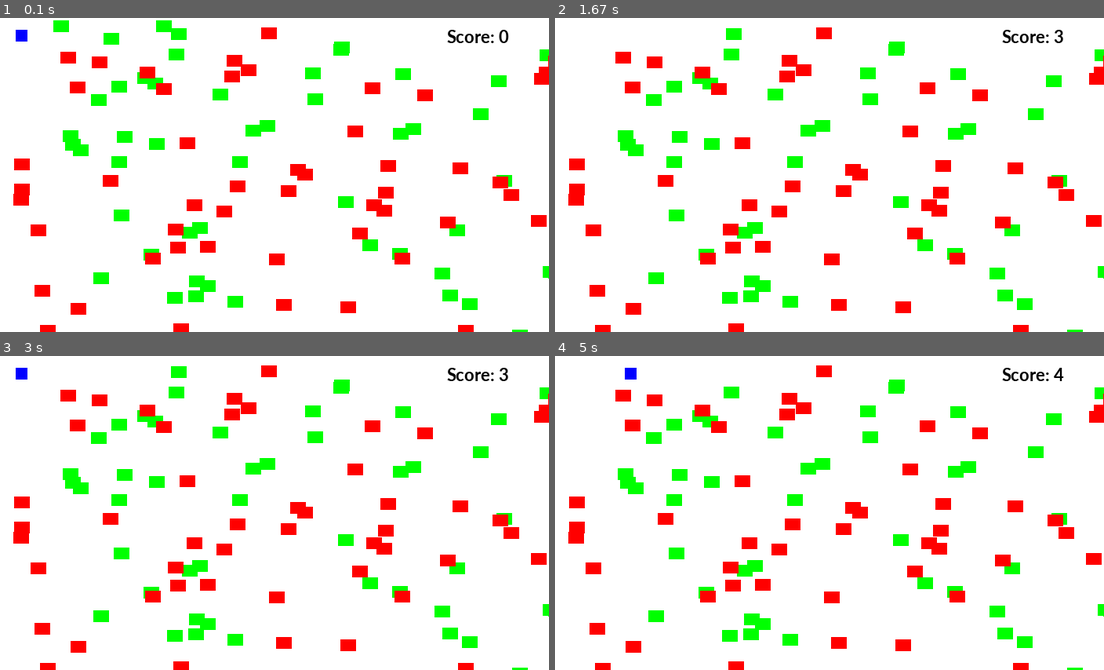
Above: before the commit, frames 1-4 (two rows, left to right).
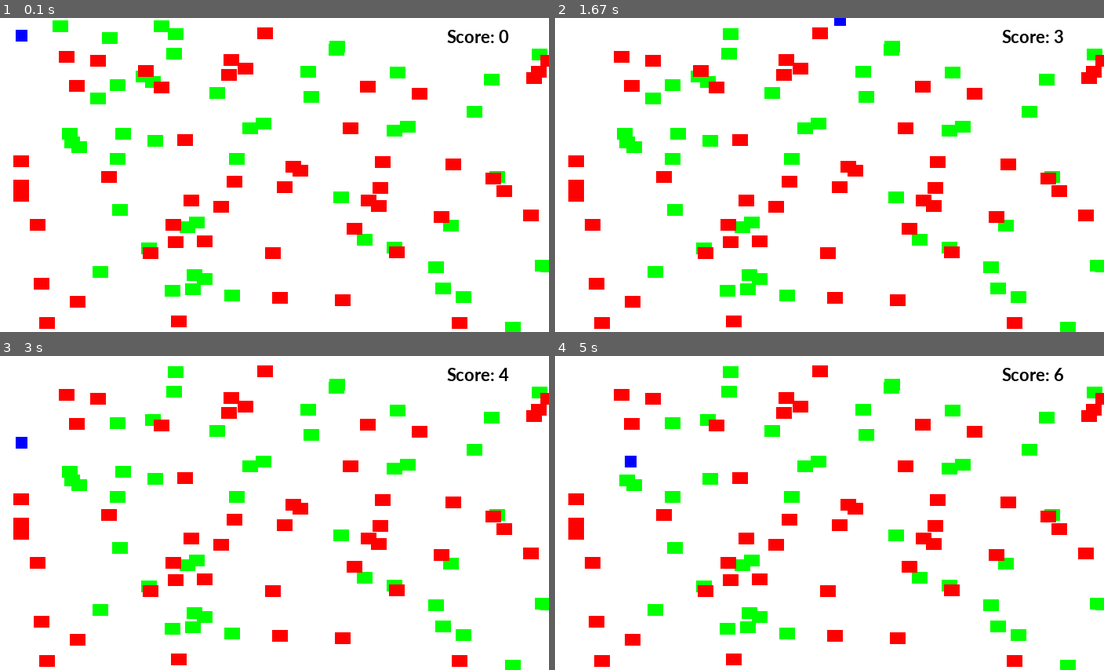
Above: after the commit, the same moments.

Repository: israelguardado44/Practice_codes
Game: pygame game, started from Program_games_with_python_and_pygame/2015_0916_2157_r.1.3_pygame_introduction_to_sprites.py
Two runs of this game, one before a commit and one after it. Both use one fixed random seed, a clock stepped at 60 frames per second and the inputs below.
Inputs:
- Up to frame 1 (0.1 s): no input
- Up to frame 2 (1.67 s): hold Right 0.33-0.8 s; hold Up 0.83-1.13 s; hold Right 1.17-1.63 s
- Up to frame 3 (3 s): hold Left 1.67-2.2 s; hold Down 2.23-2.53 s; hold Left 2.57-2.97 s
- Up to frame 4 (5 s): hold Up 3-3.37 s; hold Right 3.4-4.03 s; hold Down 4.07-4.43 s; hold Left 4.47-4.93 s; hold Right from 4.97 s (still down)

The runs differ from the first frame. In frame 1, 8.6% of the frame differs, in the area x 2-100%, y 0-100%; in frame 2, 8.6%; in frame 3, 8.9%; in frame 4, 9.0%, in the area x 2-100%, y 3-100%.

Commit message:
updated files

Diff:
--- a/Program_games_with_python_and_pygame/2015_0916_2157_r.1.3_pygame_introduction_to_sprites.py
+++ b/Program_games_with_python_and_pygame/2015_0916_2157_r.1.3_pygame_introduction_to_sprites.py
@@ -7,6 +7,9 @@
 # Initialize Pygame
 pygame.init()
 
+# Add some sound
+good_block_sound = pygame.mixer.Sound("Powerup.wav")
+bad_block_sound = pygame.mixer.Sound("Explosion.wav")
 # Define some colors
 BLACK = (  0,   0,   0)
 WHITE = (255, 255, 255)
@@ -66,6 +69,15 @@
         """ Find a new position for the player"""
         self.rect.x += self.change_x
         self.rect.y += self.change_y
+        if self.rect.x > 695:
+            self.rect.x = 695
+        if self.rect.x < -9:
+            self.rect.x = -9
+
+        if self.rect.y > 395:
+            self.rect.y = 395
+        if self.rect.y < -5:
+            self.rect.y = -5
 
 # Set the height and width of the screen
 screen_width = 700
@@ -86,8 +98,8 @@
     block = Block(GREEN, 20, 15)
 
     # Set a random location for the block
-    block.rect.x = random.randrange(screen_width)
-    block.rect.y = random.randrange(screen_height)
+    block.rect.x = random.randrange(screen_width - 10)
+    block.rect.y = random.randrange(screen_height - 10)
 
     # Add the block to the list of objects
     good_block_list.add(block)
@@ -98,8 +110,8 @@
     block = Block(RED, 20, 15)
 
     # Set a random location for the block
-    block.rect.x = random.randrange(screen_width)
-    block.rect.y = random.randrange(screen_height)
+    block.rect.x = random.randrange(screen_width - 10)
+    block.rect.y = random.randrange(screen_height - 10)
 
     # Add the block to the list of objects
     bad_block_list.add(block)
@@ -165,8 +177,11 @@
     # Check the list of collisions.
     for block in good_blocks_hit_list:
         score += 1
+        good_block_sound.play()
     for block in bad_blocks_hit_list:
         score -= 1
+        bad_block_sound.play()
+
     font = pygame.font.SysFont('Calibri', 25, True)
     text = font.render("Score: " + str(score), True, BLACK)
     screen.blit(text, [570,10])
--- /dev/null
+++ b/Program_games_with_python_and_pygame/2015_0921_2056_r.1.3_learn_python_the_hard_way.py
@@ -0,0 +1,92 @@
+import ex25
+def break_words(stuff):
+    """This function will break up words for us."""
+    words = stuff.split(' ')
+    return words
+
+def sort_words(words):
+    """Sorts the words."""
+    return sorted(words)
+
+def print_first_word(words):
+    """Prints the first word after popping it off."""
+    word = words.pop(0)
+    print word
+
+def print_last_word(words):
+    """Prints the last word after popping it off."""
+    word = words.pop(-1)
+    print word
+
+def sort_sentence(sentence):
+    """Takes in a full sentence and returns the sorted words."""
+    words = break_words(sentence)
+    return sort_words(words)
+
+def print_first_and_last(sentence):
+    """Prints the first and last words of the sentence."""
+    words = break_words(sentence)
+    print_first_word(words)
+    print_last_word(words)
+
+def print_first_and_last_sorted(sentence):
+    """Sorts the words then prints the first and last one."""
+    words = sort_sentence(sentence)
+    print_first_word(words)
+    print_last_word(words)
+
+
+print "Let's practice everything."
+print 'You\'d need to know \'bout escapes with \\ that do \n newlines and \t tabs.'
+
+poem = """
+\tThe lovely world
+with logic so firmly planted
+cannot discern \n the needs of love
+nor comprehend passion from intuition
+and requires an explantion
+\n\t\twhere there is none.
+"""
+
+
+print "--------------"
+print poem
+print "--------------"
+
+five = 10 - 2 + 3 - 6
+print "This should be five: %s" % five
+
+def secret_formula(started):
+    jelly_beans = started * 500
+    jars = jelly_beans / 1000
+    crates = jars / 100
+    return jelly_beans, jars, crates
+
+
+start_point = 10000
+beans, jars, crates = secret_formula(start_point)
+
+print "With a starting point of: %d" % start_point
+print "We'd have %d jeans, %d jars, and %d crates." % (beans, jars, crates)
+
+start_point = start_point / 10
+
+print "We can also do that this way:"
+print "We'd have %d beans, %d jars, and %d crabapples." % secret_formula(start_point)
+
+
+sentence = "All good things come to those who wait."
+
+words = ex25.break_words(sentence)
+sorted_words = ex25.sort_words(words)
+
+print_first_word(words)
+print_last_word(words)
+print_first_word(sorted_words)
+print_last_word(sorted_words)
+sorted_words = ex25.sort_sentence(sentence)
+print sorted_words
+
+print_first_and_last(sentence)
+
+print_first_and_last_sorted(sentence)
Not shown, added: Program_games_with_python_and_pygame/2015_0921_2056_r.1.3_learn_python_the_hard_way.py~
Not shown, added: Program_games_with_python_and_pygame/Explosion.wav
Not shown, added: Program_games_with_python_and_pygame/Powerup.wav
